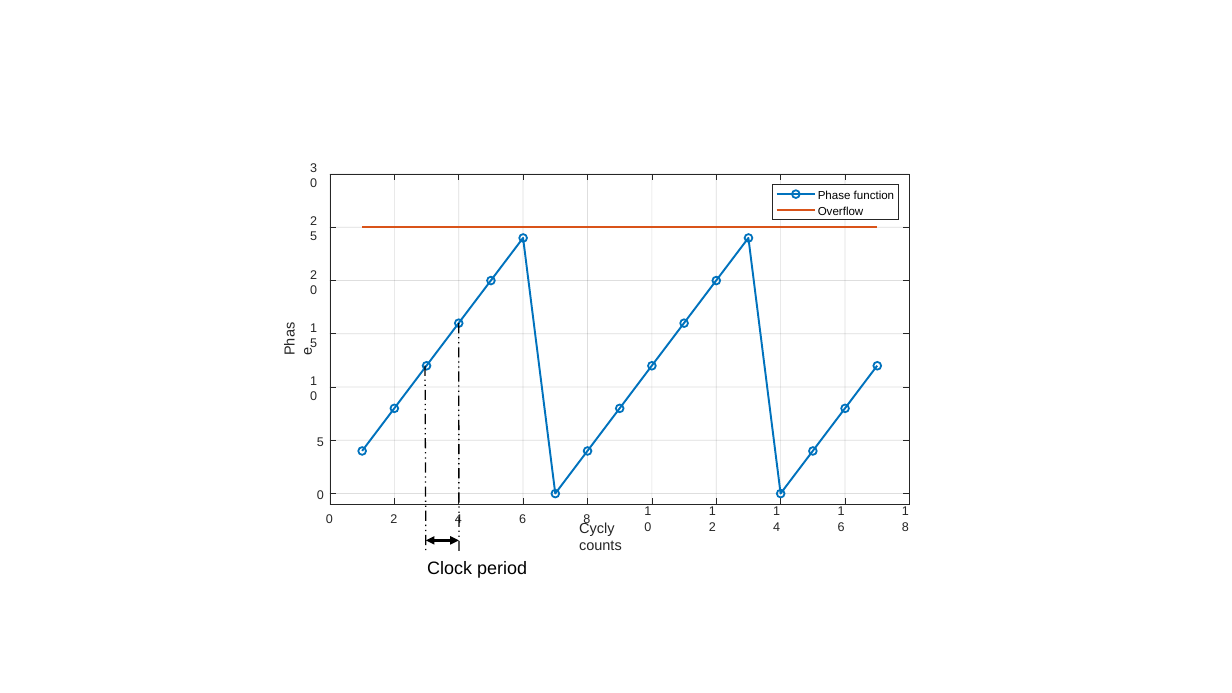
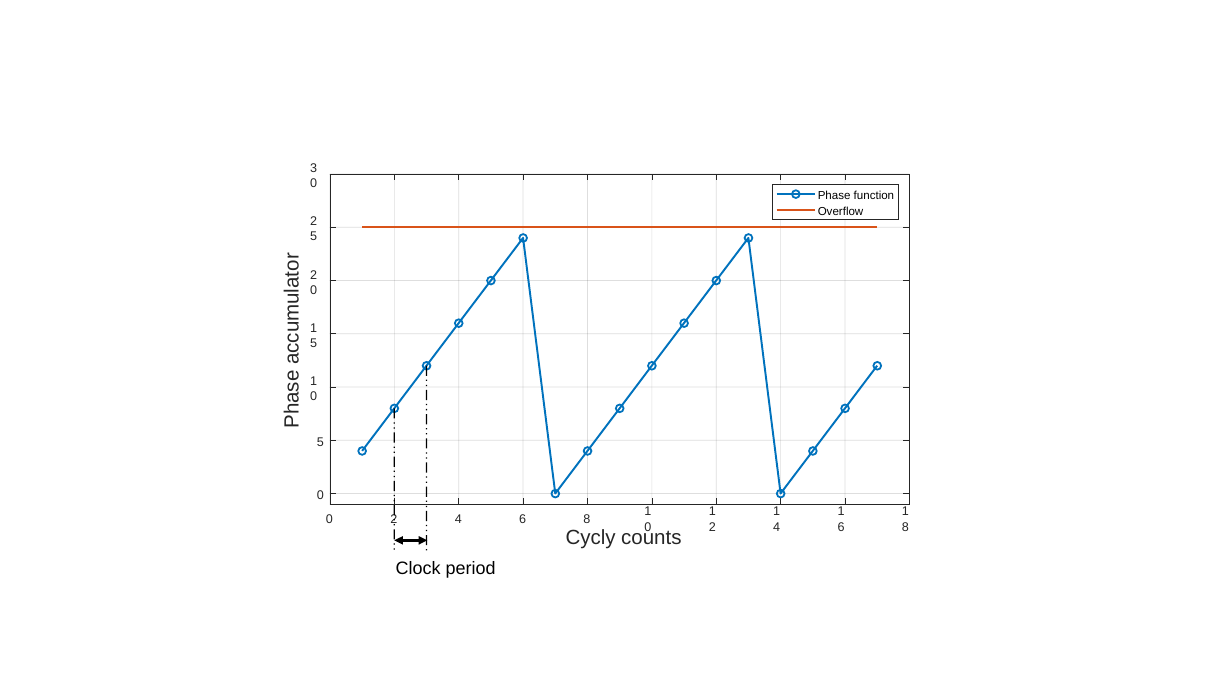
Before and after one commit to BenjiaH/MSc-Project, a slide deck: slide 4 of Final dissertation/_IMAGES/PPT2SVG/PPT2SVG.pptx. Drawn at 1232x693 pixels with LibreOffice and Linux fonts; fonts in the diff are those of the drawing. Boxes give left, top, right and bottom in pixels: in the first picture for what was removed or moved away, otherwise in the second. Text is boxed around its words. In the diff, an @@ line names an element or a change of style, - is before the commit and + after.

```diff
--- a/Final dissertation/_IMAGES/PPT2SVG/PPT2SVG.pptx
+++ b/Final dissertation/_IMAGES/PPT2SVG/PPT2SVG.pptx
@@ text at (280, 264, 303, 427): text changed; size 11.2 to 16 pt @@
-Phase
+Phase accumulator
@@ line moved from (459, 323) - (459, 553) to (427, 366) - (427, 553) @@
@@ line moved from (425, 366) - (426, 553) to (395, 409) - (395, 553) @@
@@ text "Cycly counts": place and size @@
-text "Cycly counts" at (579, 521, 622, 550)
+text "Cycly counts" at (566, 528, 681, 549)
@@ text "Cycly counts" at (566, 528, 681, 549): size 11.2 to 16 pt @@
@@ text "Clock period": place and size @@
-text "Clock period" at (427, 561, 527, 578)
+text "Clock period" at (396, 561, 496, 578)
@@ double arrow moved from (426, 541) - (459, 541) to (395, 541) - (427, 541) @@
```
Also in this commit, not shown: 4 other slides changed, 13 other files.
